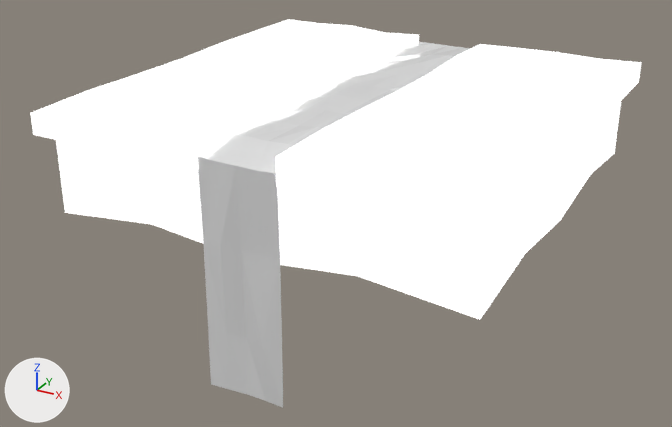
The glTF model models/ultimate-pack/low-poly-10/t/terrains-world-forest.glb: old version first, new version second.
Camera for both pictures: a 50 mm camera at (18.6, -36.1, 11.5) aimed at (-0.6, -1.3, -6.0). Every picture has the same lights, and +X, +Y and +Z are marked at lower left. The picture after the commit comes second. Where no turn or scale is listed for an object, it has been applied to the vertices.

In view in the first picture: 'world-forest'.
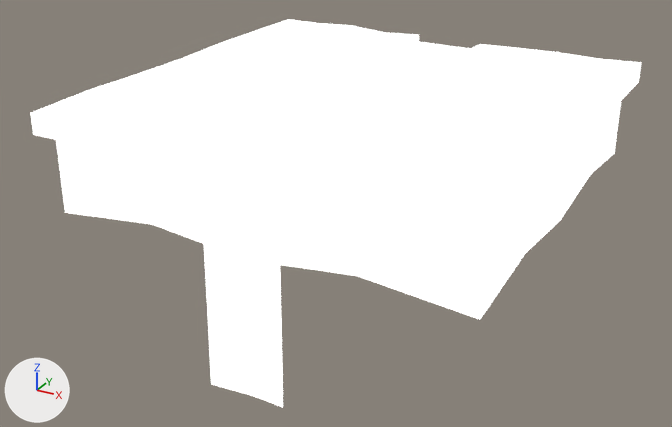
What the commit changed:
In material 'LOWPOLY-COLORS-TRANSPARENT' (mat_lowpoly_colors_transparent), roughness goes from 0.155 to 0.986.
In material 'LOWPOLY-COLORS-TRANSPARENT' (mat_lowpoly_colors_transparent), emission_strength is now set to 1.0.

Pixel boxes (x1, y1, x2, y2) of what changed, in the pictures (672 x 427 px):
'world-forest', surface changed (lighter): (195, 38, 472, 408) in both
